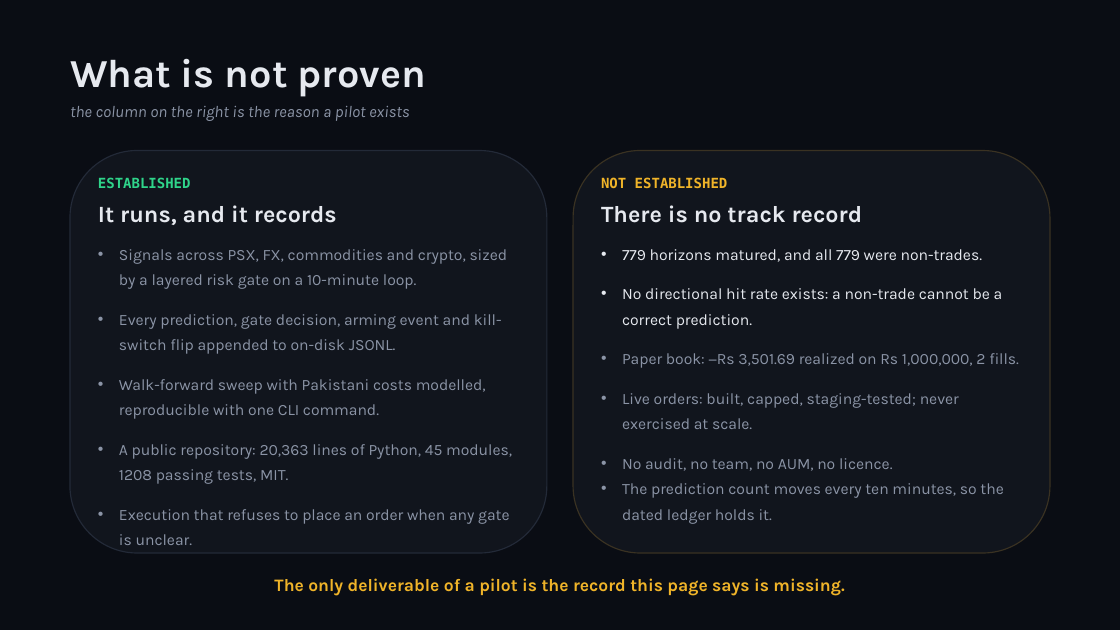
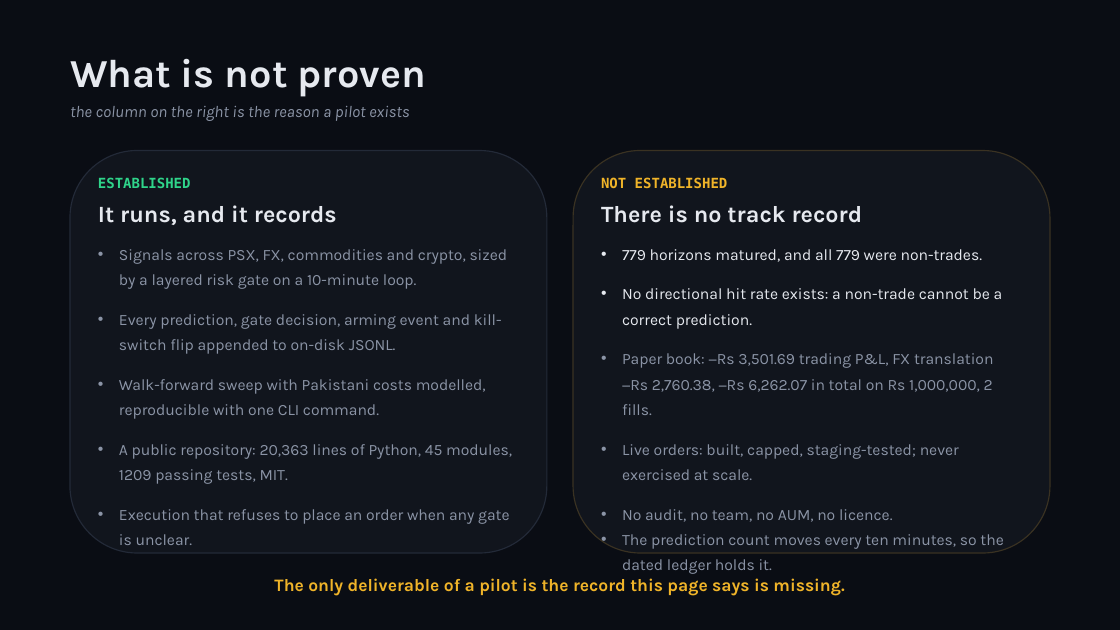
Before and after one commit to zhaider5142009-oss/kairos, a slide deck: slide 6 of docs/investors/KAIROS_Investor_Deck.pptx. Drawn at 1120x630 pixels with LibreOffice and Linux fonts; fonts in the diff are those of the drawing. Boxes give left, top, right and bottom in pixels: in the first picture for what was removed or moved away, otherwise in the second. Text is boxed around its words. In the diff, an @@ line names an element or a change of style, - is before the commit and + after.

```diff
--- a/docs/investors/KAIROS_Investor_Deck.pptx
+++ b/docs/investors/KAIROS_Investor_Deck.pptx
@@ text at bbox=[622, 353, 994, 415]: text changed @@
-• Paper book: −Rs 3,501.69 realized on Rs 1,000,000, 2 fills.
+• Paper book: −Rs 3,501.69 trading P&L, FX translation −Rs 2,760.38, −Rs 6,262.07 in total on Rs 1,000,000, 2 fills.
@@ text at bbox=[119, 444, 512, 484]: text changed @@
-• A public repository: 20,363 lines of Python, 45 modules, 1208 passing tests, MIT.
+• A public repository: 20,363 lines of Python, 45 modules, 1209 passing tests, MIT.
```
Also in this commit, not shown: 2 other slides changed, 6 other files.
